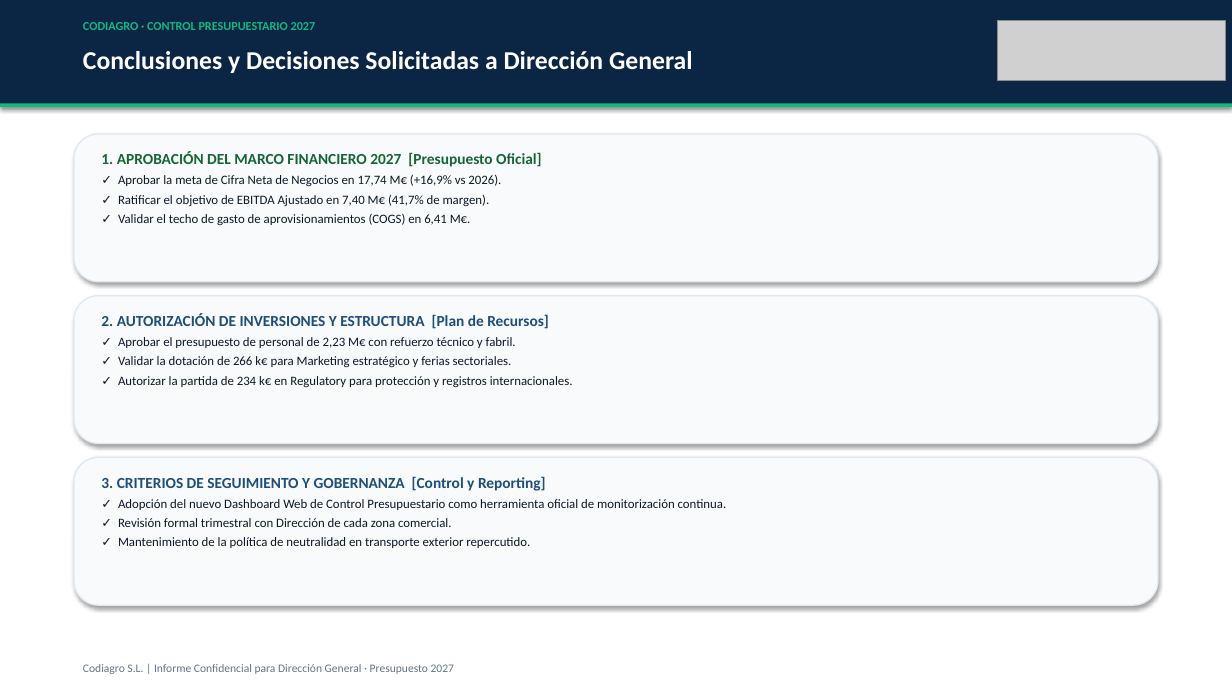
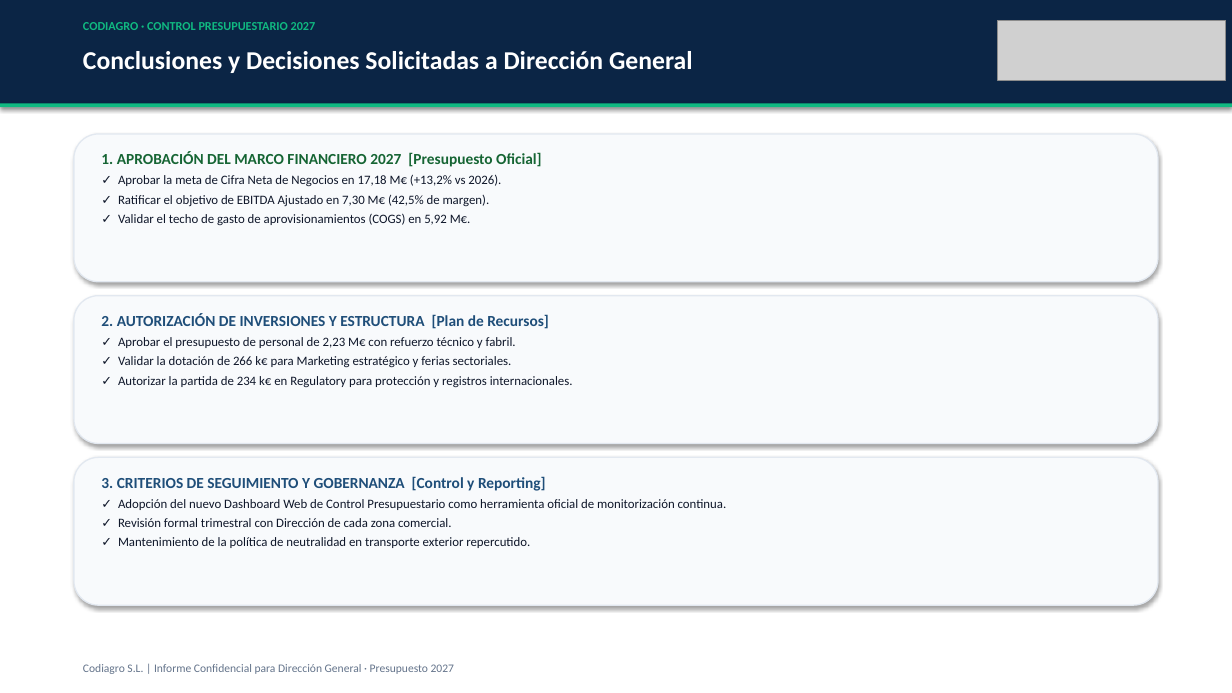
Before and after one commit to codiagrooscar/dashboard-presupuesto-2026, a slide deck: slide 11 of Presentacion_Presupuesto_2027_Codiagro.pptx. Drawn at 1232x693 pixels with LibreOffice and Linux fonts; fonts in the diff are those of the drawing; grey boxes stand for pictures. Boxes give left, top, right and bottom in pixels: in the first picture for what was removed or moved away, otherwise in the second. Text is boxed around its words. In the diff, an @@ line names an element or a change of style, - is before the commit and + after.

```diff
--- a/Presentacion_Presupuesto_2027_Codiagro.pptx
+++ b/Presentacion_Presupuesto_2027_Codiagro.pptx
@@ text at [118, 174, 501, 225]: text changed @@
-✓ Aprobar la meta de Cifra Neta de Negocios en 17,74 M€ (+16,9% vs 2026).
-✓ Ratificar el objetivo de EBITDA Ajustado en 7,40 M€ (41,7% de margen).
-✓ Validar el techo de gasto de aprovisionamientos (COGS) en 6,41 M€.
+✓ Aprobar la meta de Cifra Neta de Negocios en 17,18 M€ (+13,2% vs 2026).
+✓ Ratificar el objetivo de EBITDA Ajustado en 7,30 M€ (42,5% de margen).
+✓ Validar el techo de gasto de aprovisionamientos (COGS) en 5,92 M€.
```
Also in this commit, not shown: 9 other slides changed, 30 other files.
